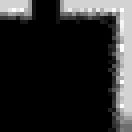
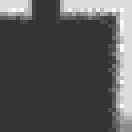
Revision of a layered 132 x 132 image; what changed, layer by layer:
added layer "Layer 7" (20%) above "Layer 6" over (0, 0, 132, 132)
